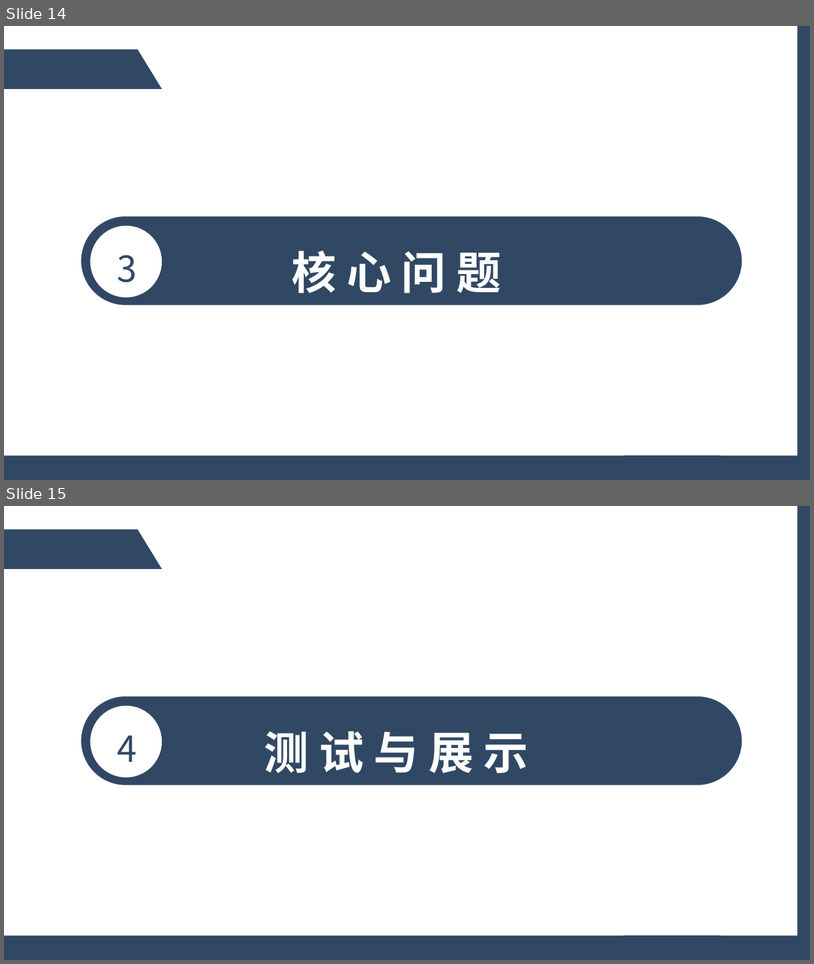
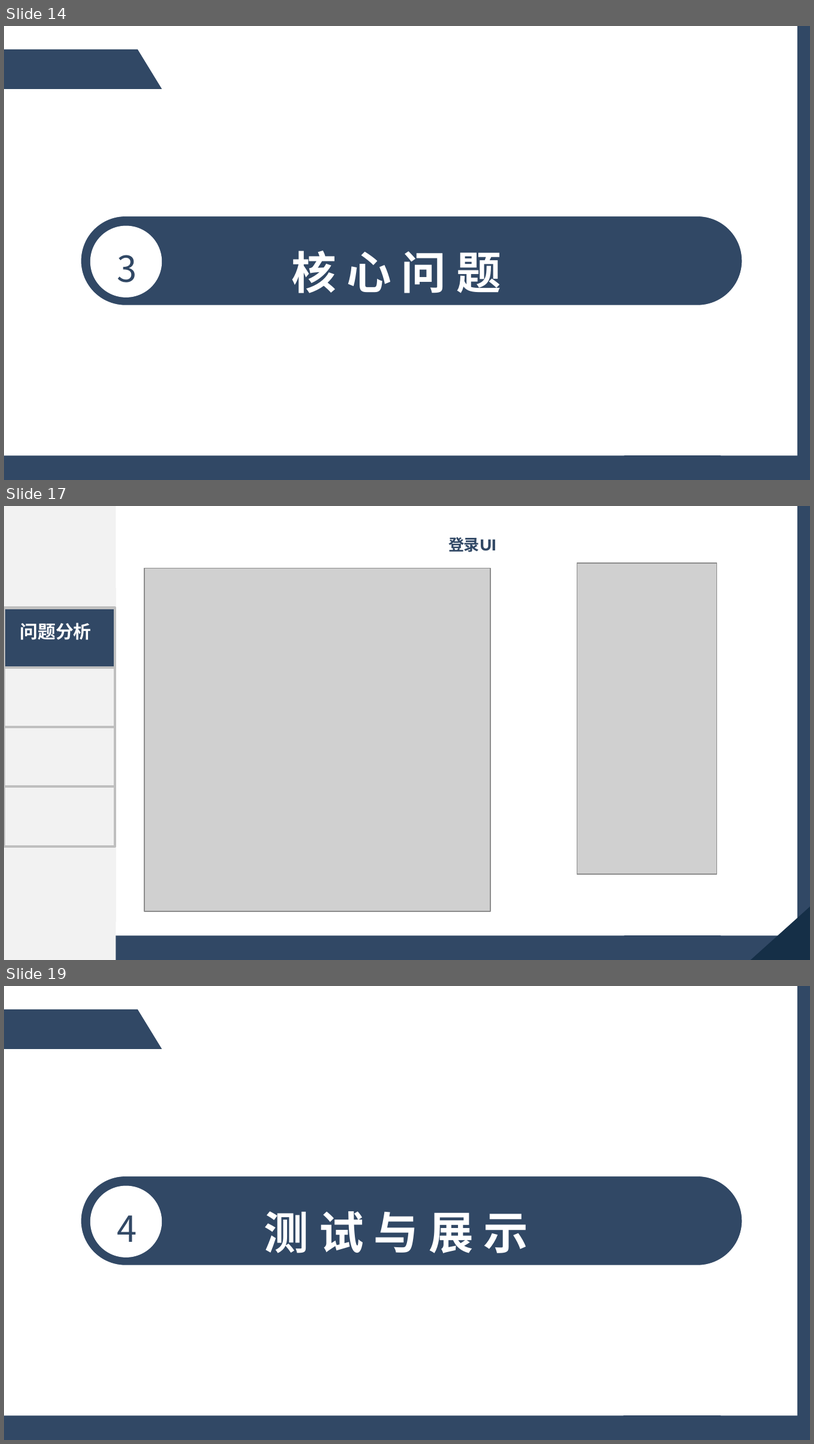
Before and after one commit to D1antang/UESTC_SE_Resourse_RUI1, a slide deck: 软件工程/Report/软工答辩.pptx. Shown one above the other, each under a label of ours: slides 14 and 15 before the commit, slides 14, 17 and 19 after it; the slides between them are not shown. The pictures are 814x964 and 814x1444 pixels, drawn with LibreOffice and Linux fonts; fonts in the diff are those of the drawing; grey boxes stand for pictures. Boxes give left, top, right and bottom in pixels: in the first picture for what was removed or moved away, otherwise in the second. Text is boxed around its words. In the diff, an @@ line names an element or a change of style, - is before the commit and + after.

```diff
--- a/软件工程/Report/软工答辩.pptx
+++ b/软件工程/Report/软工答辩.pptx
@@ slide 17 added at [4, 506, 810, 960], background #FFFFFF; not listed: 5 template elements that a slide beside it also shows @@
@@ rectangle added at [4, 506, 116, 959], fill #F2F2F2 @@
@@ title added at [449, 537, 497, 552], 14 pt, text #314865, bold @@
+登录UI
@@ picture added at [144, 568, 490, 911] @@
@@ picture added at [578, 563, 717, 874] @@
@@ table added at [4, 590, 116, 904], 6 rows, 1 columns @@
+
+意义与内容
+思路与方法
+重点与难点
+成果与运用
+建议与总结
@@ rectangle added at [4, 589, 115, 921], fill #F2F2F2, outline #F2F2F2 2.25 pt @@
@@ text added at [44, 606, 75, 627], 14 pt, text #FFFFFF @@
+绪论
@@ triangle added at [107, 612, 116, 621], fill #FFFFFF @@
@@ text added at [20, 622, 92, 640], 16 pt, text #FFFFFF, bold @@
+问题分析
@@ group added at [4, 607, 115, 846]: 4 rectangles @@
@@ right triangle added at [750, 904, 810, 960], fill #152F47 @@
@@ rectangle added at [626, 937, 721, 960], fill #314865, outline #314865 2.25 pt @@
@@ page number added at [757, 927, 810, 960] @@
@@ rectangle added at [782, 937, 807, 954], fill #152F47, outline #152F47 2.25 pt @@
@@ what was slide 15 is now slide 19 @@
```
Also in this commit, not shown: 1 slide changed, 3 other slides added, 4 other files.
